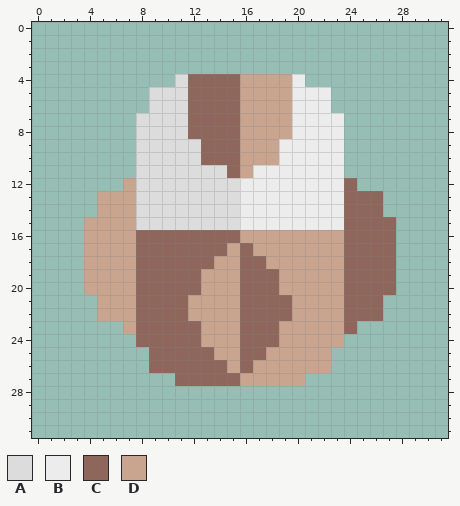
Pixel-art sprite, stored at core/assets-raw/sprites/blocks/turrets/hail.png. Above: the version before the commit.
The file is 32x32 pixels.
Palette (. is transparent): A #dcdcdc  B #ececec  C #8f665b  D #c9a58f
Pixels before, first column x 4:
 4 .......ACCCCDDDDB.......
 5 .....AAACCCCDDDDBBB.....
 6 .....AAACCCCDDDDBBB.....
 7 ....AAAACCCCDDDDBBBB....
 8 ....AAAACCCCDDDDBBBB....
 9 ....AAAAACCCDDDBBBBB....
10 ....AAAAACCCDDDBBBBB....
11 ....AAAAAAACDBBBBBBB....
12 ...DAAAAAAAABBBBBBBBC...
13 .DDDAAAAAAAABBBBBBBBCCC.
14 .DDDAAAAAAAABBBBBBBBCCC.
15 DDDDAAAAAAAABBBBBBBBCCCC
16 DDDDCCCCCCCCDDDDDDDDCCCC
17 DDDDCCCCCCCDCDDDDDDDCCCC
18 DDDDCCCCCCDDCCDDDDDDCCCC
19 DDDDCCCCCDDDCCCDDDDDCCCC
20 DDDDCCCCCDDDCCCDDDDDCCCC
21 .DDDCCCCDDDDCCCCDDDDCCC.
22 .DDDCCCCDDDDCCCCDDDDCCC.
23 ...DCCCCCDDDCCCDDDDDC...
24 ....CCCCCDDDCCCDDDDD....
25 .....CCCCCDDCCDDDDD.....
26 .....CCCCCCDCDDDDDD.....
27 .......CCCCCDDDDD.......
The result:
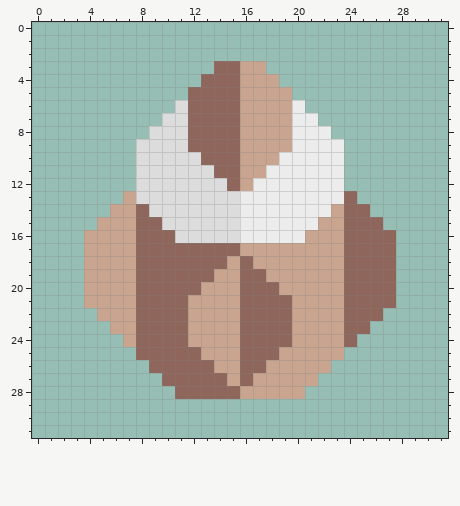
Difference:
Changed rows in their new state; - is an unchanged pixel.
first column x 4:
 3 ----------CCDD----------
 4 -------..------..-------
 5 -----...--------...-----
 6 -----..----------..-----
 7 ----..------------..----
 8 ----.--------------.----
 9 --------C------D--------
11 ----------C--D----------
12 ---.-------CD-------.---
13 -..------------------..-
14 -.--C--------------D--.-
15 .---CC------------DD---.
16 -------AAAAABBBBB-------
17 -----------CD-----------
18 ----------C--D----------
19 ---------C----D---------
21 D----------------------C
23 --D-----D------C-----C--
24 ---D----D------C----C---
25 ----C----D----C----D----
26 ----------D--C----------
27 ------C----DC----D------
28 -------CCCCCDDDDD-------
